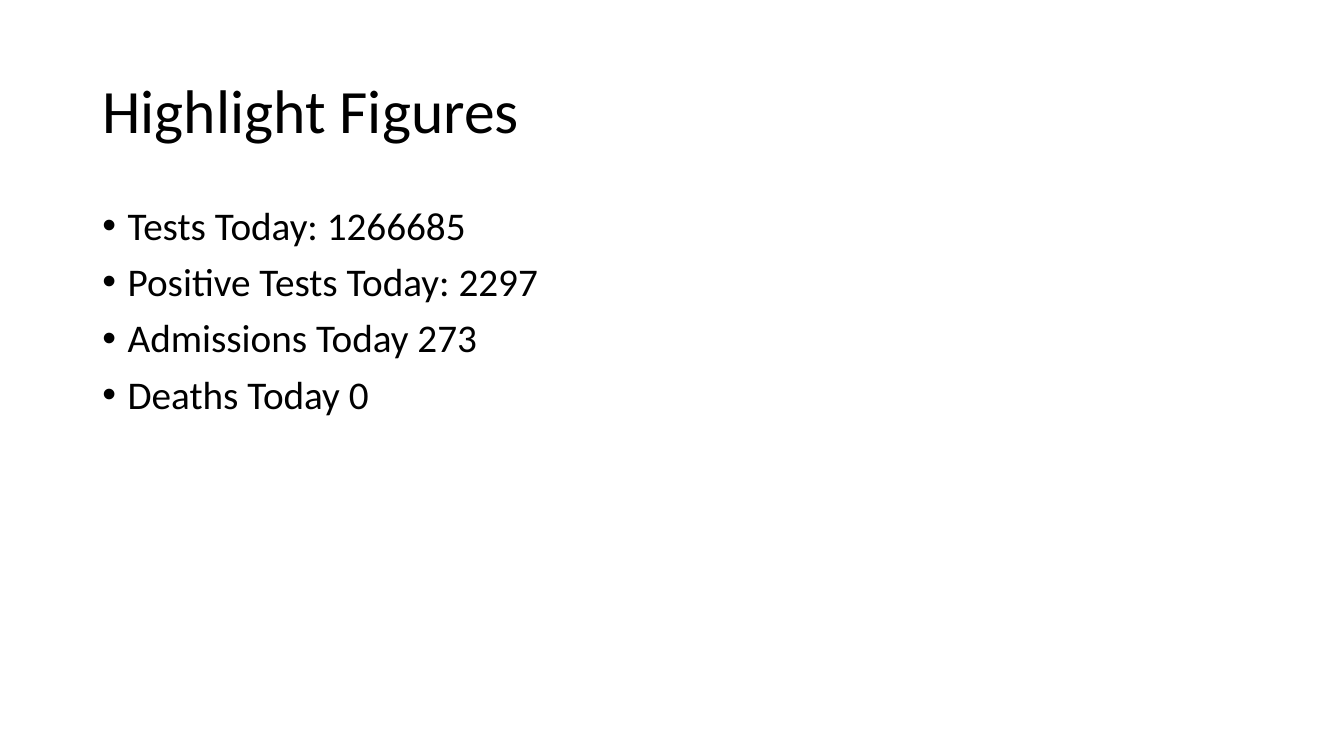
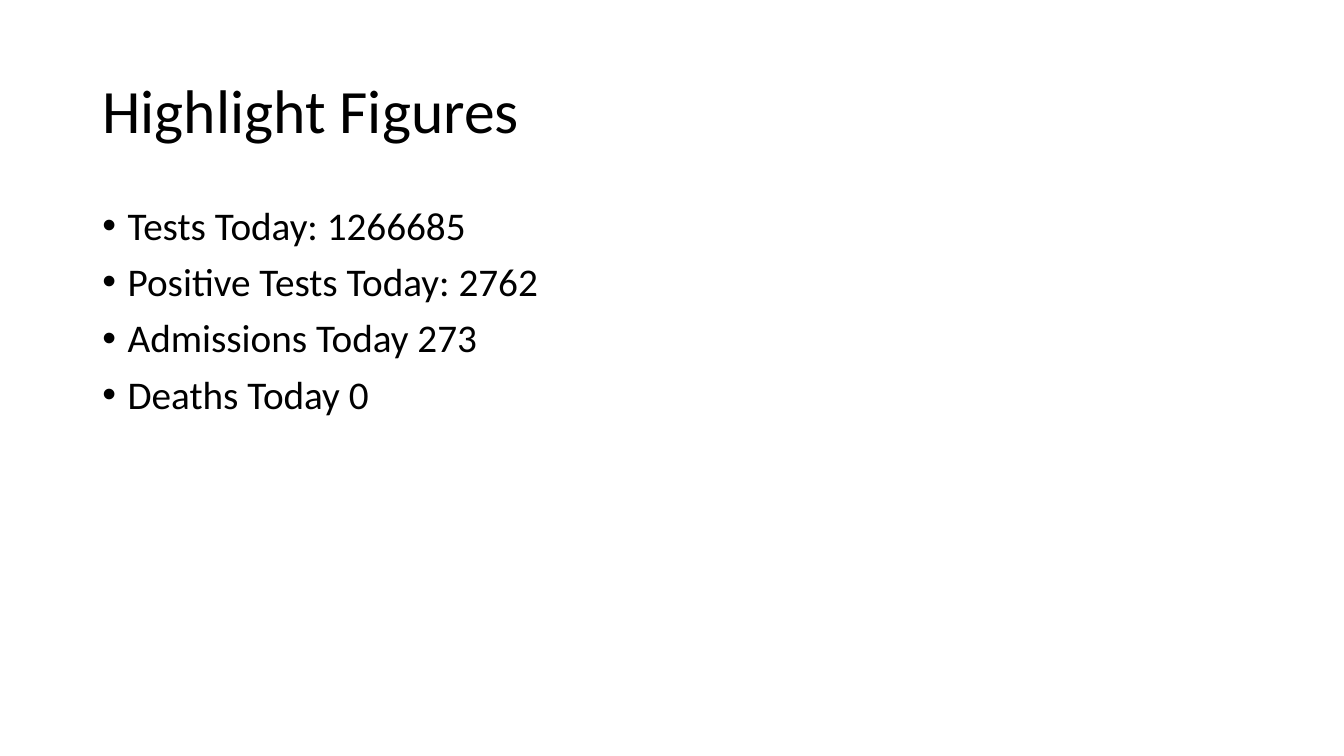
Before and after one commit to evolvedlight/uk_covid_slides, a slide deck: slide 2 of CovidData.pptx. Drawn at 1344x756 pixels with LibreOffice and Linux fonts; fonts in the diff are those of the drawing. Boxes give left, top, right and bottom in pixels: in the first picture for what was removed or moved away, otherwise in the second. Text is boxed around its words. In the diff, an @@ line names an element or a change of style, - is before the commit and + after.

Commit message:
Add updated figures

```diff
--- a/CovidData.pptx
+++ b/CovidData.pptx
@@ text at (128, 268, 538, 303): text changed @@
-• Positive Tests Today: 2297
+• Positive Tests Today: 2762
```
